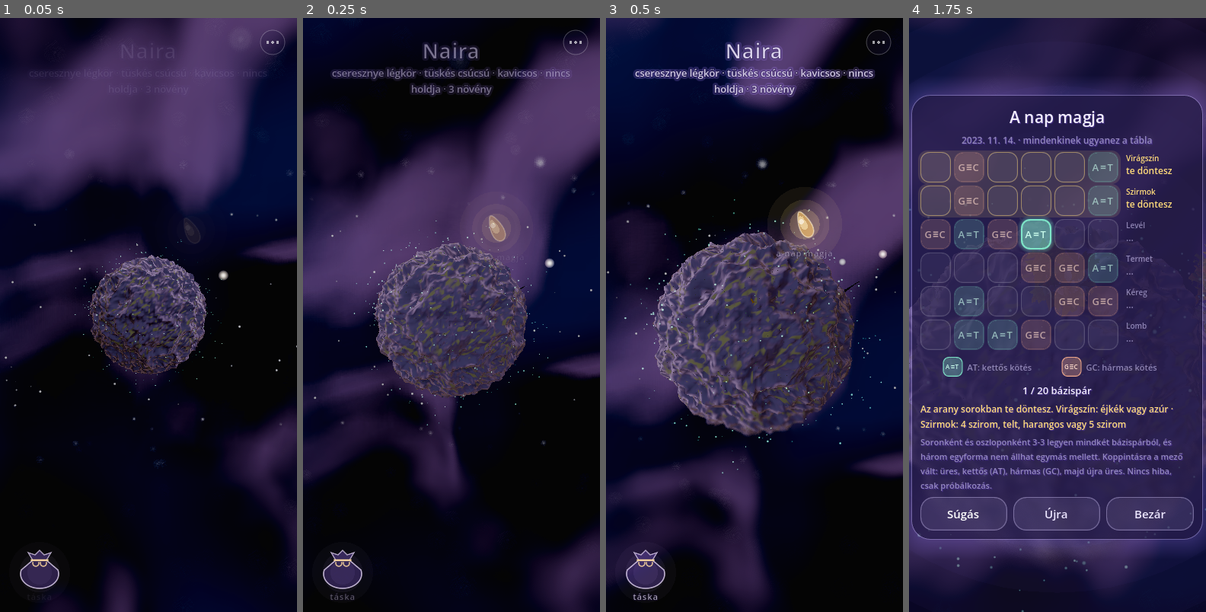
Above: before the commit, frames 1-4 (left to right).
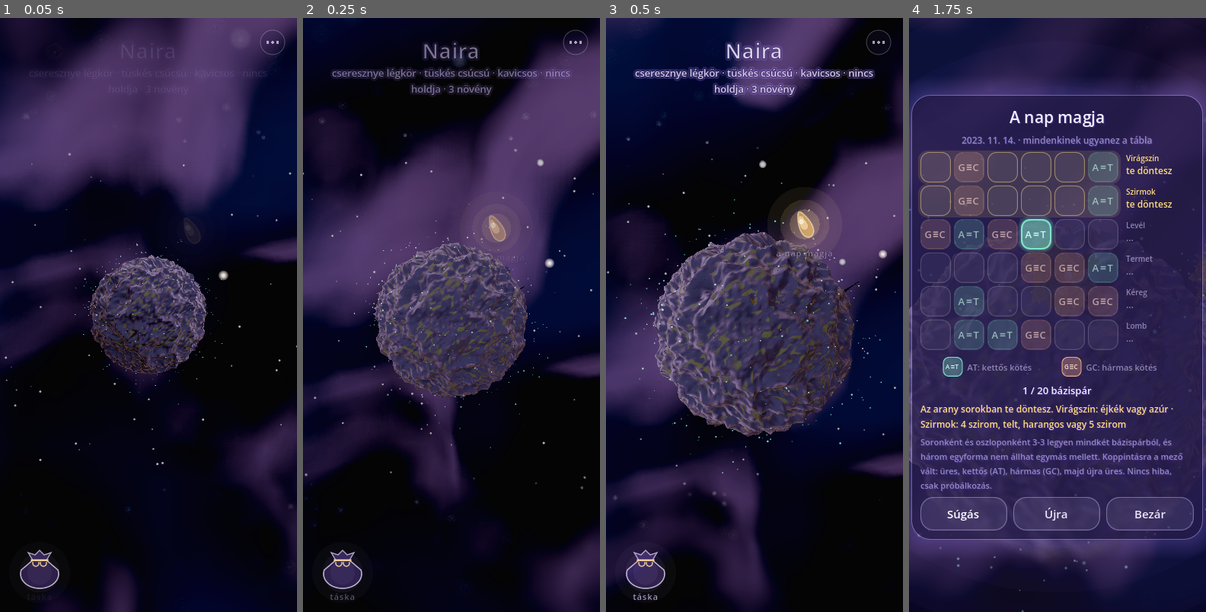
Above: after the commit, the same moments.

Repository: csathoPeter/mag-poc
Game: Godot game, scene res://main.tscn
Same seed, same stepped clock (60 frames per second), same inputs: the game is played once before the commit and once after it.
Inputs (mouse positions are in pixels of both pictures, inside the frame that each line leads up to):
- Up to frame 1 (0.05 s): no input
- Up to frame 2 (0.25 s): no input
- Up to frame 3 (0.5 s): no input
- Up to frame 4 (1.75 s): click (1107, 225) at 0.52 s; click "Súgás" at 1.25 s

The runs differ from the first frame. In frame 1, less than 0.1% of the frame differs, in the area x 4-99%, y 16-84%; in frame 2, 0.1%; in frame 3, 0.3%, in the area x 2-98%, y 16-83%; in frame 4, less than 0.1%.

Commit message:
Tiltshift: szélesebb éles sáv a bolygó-nézetben
A makett-sáv félszélessége közelről 0,06 helyett 0,18, kívülről 0,16 helyett 0,26;
az átmenet 0,36 helyett 0,32, így a kép széle továbbra is elmosódik.

Co-Authored-By: Claude Opus 5.5 <noreply@anthropic.com>
Claude-Session: https://claude.ai/code/session_014cLsiXZBZKacUEgLZw3dk3

Diff:
--- a/godot/main.gd
+++ b/godot/main.gd
@@ -3597,7 +3597,8 @@
 	lens_mat.set_shader_parameter("band_y", .5)
 	# az átfogó nézetben szélesebb éles sáv, enyhébb elmosás (a szélső bolygók is olvashatók maradjanak)
 	var ovk := system.overview()
-	lens_mat.set_shader_parameter("band", lerpf(lerpf(.16, .06, e), .3, ovk))
+	# az éles sáv félszélessége (a kép magasságának arányában): közelről is a kép ~harmada éles marad
+	lens_mat.set_shader_parameter("band", lerpf(lerpf(.26, .18, e), .3, ovk))
 	lens_mat.set_shader_parameter("tilt", lerpf(.45, 1.0, e) * (1.0 - .75 * ovk))
 	# a fű a kamera és a nézett pont körül sűrű: leszállva a fa töve körül, kívülről (közelről) a nézett pont körül.
 	# A pont puhán vándorol, a szálak a bolygóhoz rögzítettek, csak a sűrűség változik (előnőnek / visszahúzódnak).
--- a/godot/shaders/lens.gdshader
+++ b/godot/shaders/lens.gdshader
@@ -48,7 +48,7 @@
 
 // az elmosás mértéke (0..1) egy képpontban: a makett-sáv a képernyő helyéből, a mélységélesség a mélységből
 float coc(vec2 uv, float z) {
-	float c_tilt = smoothstep(band, band + 0.36, abs(uv.y - band_y)) * tilt;
+	float c_tilt = smoothstep(band, band + 0.32, abs(uv.y - band_y)) * tilt;
 	float c_dof = aperture * max(abs(z - focus) - zone, 0.0) / max(z, 0.01);
 	float c = mix(c_tilt, c_dof, dof_mix);
 	if (legacy > 0.5) {
